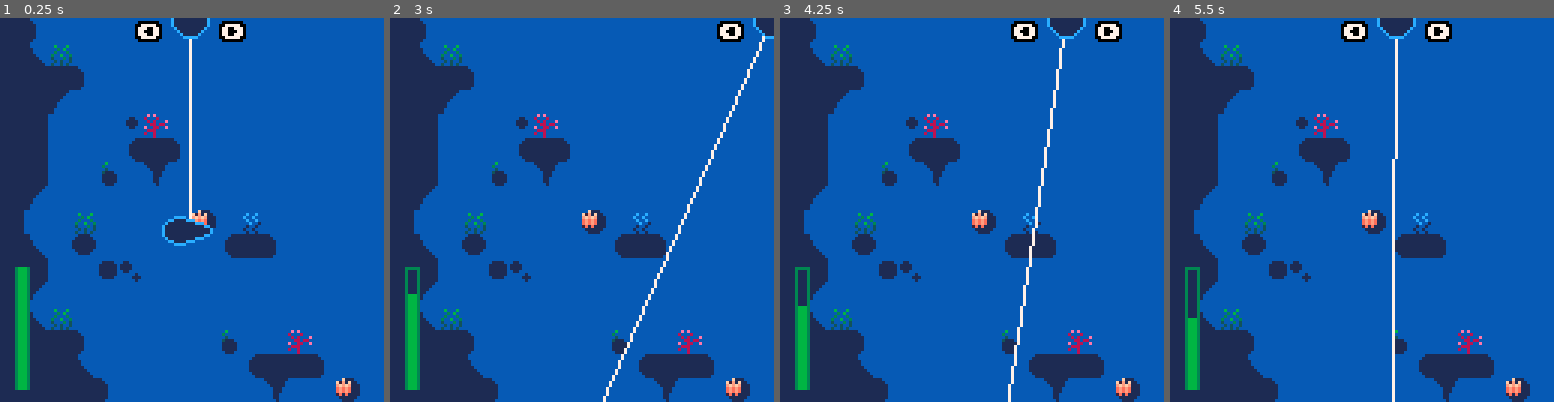
Above: before the commit, frames 1-4 (left to right).
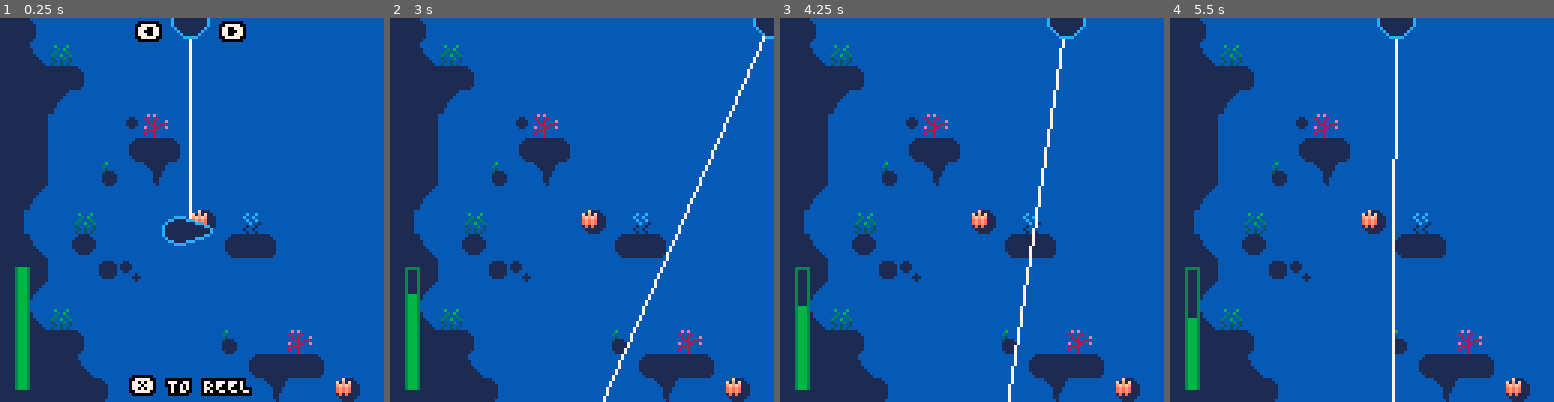
Above: after the commit, the same moments.

Repository: alexhlocke/AlexKotaFirstCart
Game: PICO-8 cartridge minigame_prototyping.p8
Two runs of this game, one before a commit and one after it. Both use one fixed random seed, a clock stepped at 60 frames per second and the inputs below.
Inputs:
- Up to frame 1 (0.25 s): no input
- Up to frame 2 (3 s): tap X (X key) at 0.33, 1.07, 1.85, 2.97 s; hold Right 1.6-2.1 s; hold Right from 2.47 s (still down)
- Up to frame 3 (4.25 s): release Right at 3.03 s; hold Left 3.08-3.58 s; hold Right from 4.02 s (still down); tap X (X key) at 4.08 s
- Up to frame 4 (5.5 s): release Right at 4.68 s; hold Left from 5.08 s (still down); tap X (X key) at 5.2 s

The runs differ from the first frame. In frame 1, 1.3% of the frame differs, in the area x 33-66%, y 92-99%; in frame 2, 0.4%; in frame 3, 0.7%; in frame 4, 0.7%.

Commit message:
Hints now dissapear

Diff:
--- a/minigame_prototyping.p8
+++ b/minigame_prototyping.p8
@@ -182,7 +182,7 @@
  local y=mg_player.y
  circfill(x,y,6,1)
  circ(x,y,6,3)
- bprint_cent("⬅️     ➡️",x-3,y+2,15,0)
+ if(show_hints_f>0)bprint_cent("⬅️     ➡️",x-3,y+2,15,0)
 end
 
 
@@ -248,9 +248,14 @@
  reel_meter=reel_meter_max
  mg_player.x=63
  mg_player.y=cam.y
+
+ show_hints_f=90
 end
 
 function update_reeling_mg()
+ --update hint frame
+ if(show_hints_f>0)show_hints_f-=1
+
  --update reel meter
  reel_meter-=reel_rate
  if(btn(❎))reel_meter-=reel_rate
@@ -270,6 +275,8 @@
  draw_mg_player()
  draw_mg_fish()
  draw_reel_meter()
+
+ if(show_hints_f>0)bprint_cent("❎ TO REEL",62,cam.y+120,15,0)
 end
 
 function draw_reel_meter()
